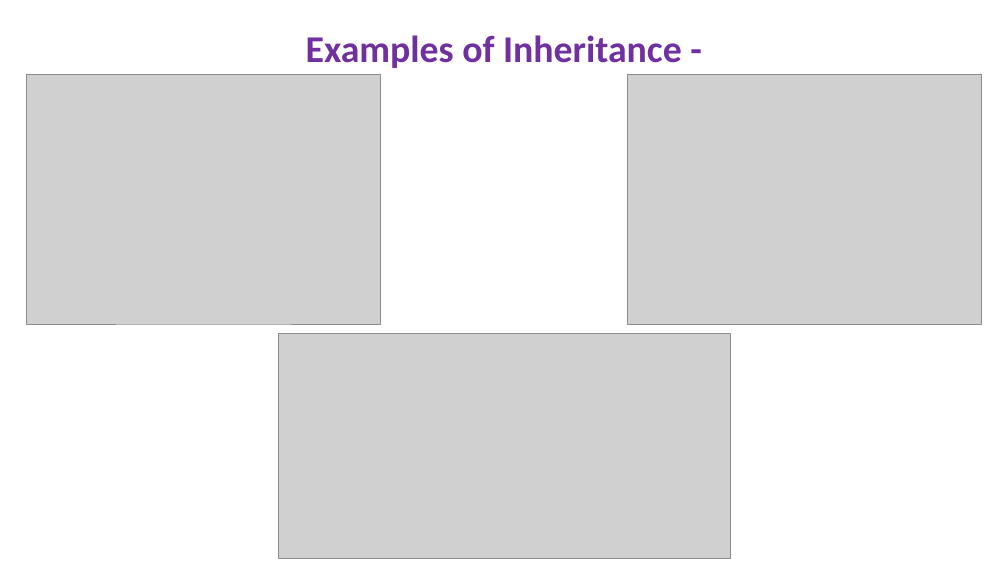
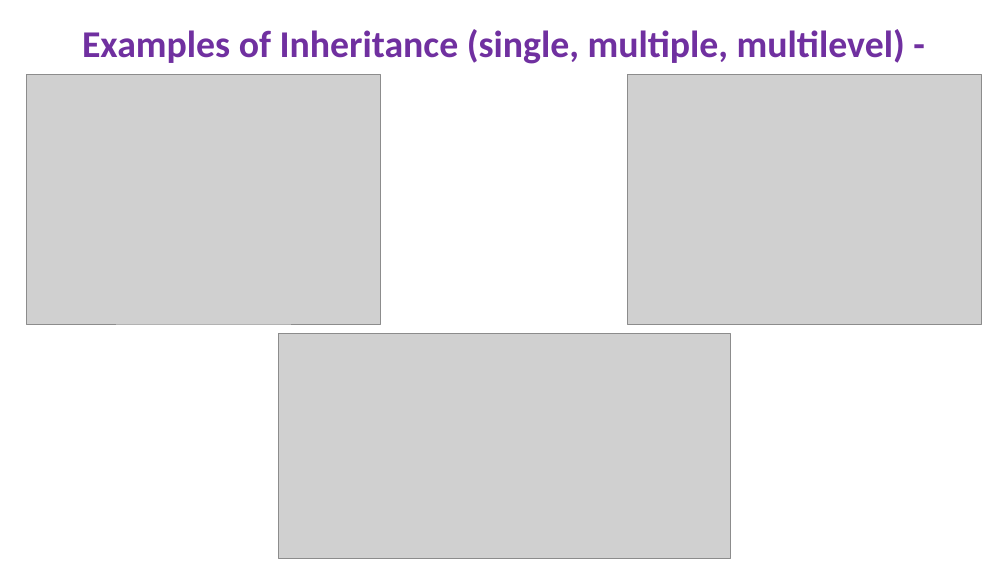
Before and after one commit to Ras-codes/Basic-Python-Data-Manipulation, a slide deck: slide 26 of Python Basic Data Manipulation Project Presentation.pptx (slide 20 before the commit). Drawn at 1008x567 pixels with LibreOffice and Linux fonts; fonts in the diff are those of the drawing; grey boxes stand for pictures. Boxes give left, top, right and bottom in pixels: in the first picture for what was removed or moved away, otherwise in the second. Text is boxed around its words. In the diff, an @@ line names an element or a change of style, - is before the commit and + after.

```diff
--- a/Python Basic Data Manipulation Project Presentation.pptx
+++ b/Python Basic Data Manipulation Project Presentation.pptx
@@ text at (82,29,905,64): text changed @@
-Examples of Inheritance -
+Examples of Inheritance (single, multiple, multilevel) -
```
Also in this commit, not shown: 3 other slides changed, 6 slides added.
